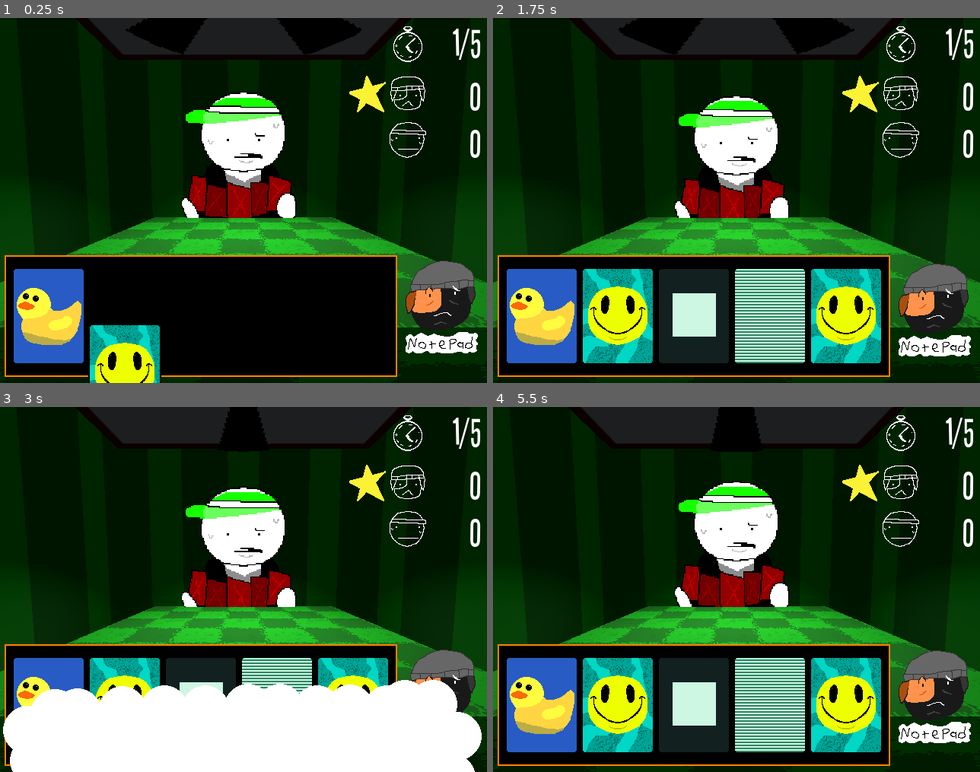
Above: before the commit, frames 1-4 (two rows, left to right).
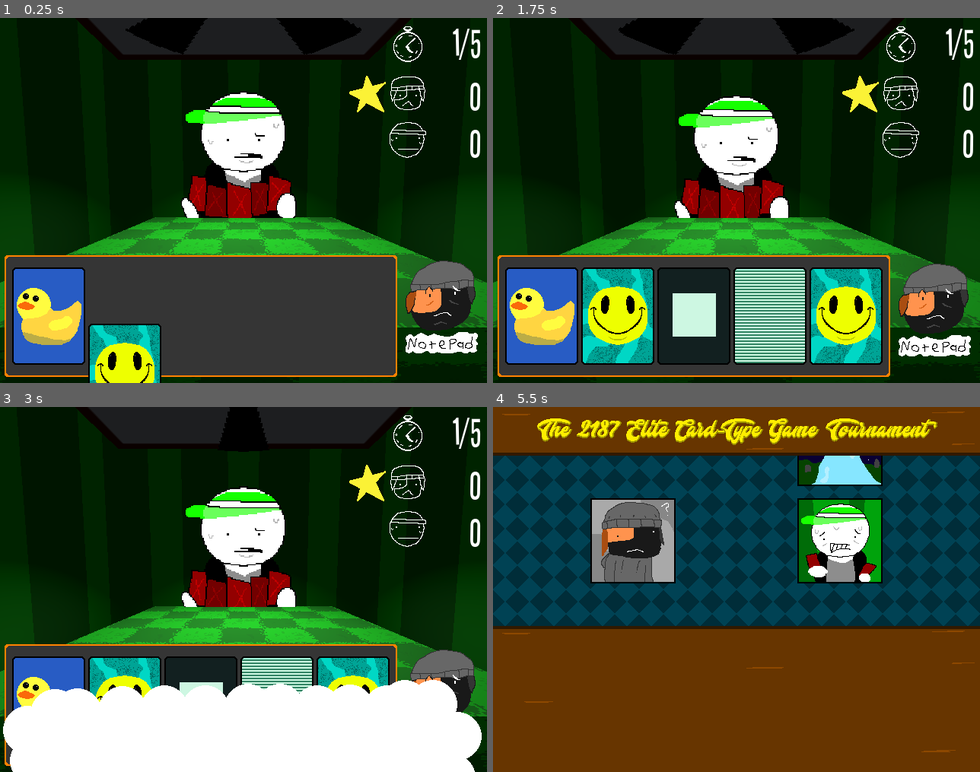
Above: after the commit, the same moments.

Repository: willslyman/kat-kards
Game: Godot game, scene res://scenes/main.tscn
Same seed, same stepped clock (60 frames per second), same inputs: the game is played once before the commit and once after it.
Inputs (mouse positions are in pixels of both pictures, inside the frame that each line leads up to):
- Up to frame 1 (0.25 s): no input
- Up to frame 2 (1.75 s): click (936, 306) at 0.5 s; click (931, 346) at 1.25 s
- Up to frame 3 (3 s): click (443, 699) at 2 s; click (438, 735) at 2.75 s
- Up to frame 4 (5.5 s): click (936, 695) at 3.5 s; click (931, 735) at 4.25 s; tap Enter (debug) at 5 s; move the mouse to (843, 571) at 5.02 s; press the mouse at (843, 571) at 5.03 s

The runs differ from the first frame. In frame 1, 20% of the frame differs, in the area x 0-82%, y 65-99%; in frame 2, 6.0%; in frame 3, 2.9%; in frame 4, 99%, in the area x 0-100%, y 0-100%.

Commit message:
added icons for opps

Diff:
--- a/scenes/main.tscn
+++ b/scenes/main.tscn
@@ -14,6 +14,7 @@
 [ext_resource type="Texture2D" uid="uid://bfpm2xjyh0sui" path="res://textures/tournament_icons/opp2.png" id="11_eb6dy"]
 [ext_resource type="Texture2D" uid="uid://cnlal2h28a70r" path="res://textures/tournament_icons/opp3.png" id="12_trceg"]
 [ext_resource type="Texture2D" uid="uid://s1k6ktrfeeka" path="res://textures/fan.png" id="14_a8y0u"]
+[ext_resource type="FontFile" uid="uid://bu64c3g4fm4qm" path="res://fonts/Zinterview.ttf" id="15_jkv2x"]
 
 [sub_resource type="Animation" id="Animation_tipki"]
 length = 0.001
@@ -234,6 +235,18 @@
 "update": 0,
 "values": [Vector2(1, 1)]
 }
+tracks/4/type = "value"
+tracks/4/imported = false
+tracks/4/enabled = true
+tracks/4/path = NodePath("TUI/Bios:position")
+tracks/4/interp = 1
+tracks/4/loop_wrap = true
+tracks/4/keys = {
+"times": PackedFloat32Array(0),
+"transitions": PackedFloat32Array(1),
+"update": 0,
+"values": [Vector2(0, 488)]
+}
 
 [sub_resource type="Animation" id="Animation_trceg"]
 resource_name = "start_round"
@@ -328,10 +341,39 @@
 "update": 0,
 "values": [Vector2(1, 1)]
 }
+tracks/4/type = "value"
+tracks/4/imported = false
+tracks/4/enabled = true
+tracks/4/path = NodePath("TUI/Bios:position")
+tracks/4/interp = 1
+tracks/4/loop_wrap = true
+tracks/4/keys = {
+"times": PackedFloat32Array(0),
+"transitions": PackedFloat32Array(1),
+"update": 0,
+"values": [Vector2(0, 488)]
+}
+
+[sub_resource type="Animation" id="Animation_jbj1t"]
+resource_name = "show_bios"
+step = 0.1
+tracks/0/type = "value"
+tracks/0/imported = false
+tracks/0/enabled = true
+tracks/0/path = NodePath("TUI/Bios:position")
+tracks/0/interp = 1
+tracks/0/loop_wrap = true
+tracks/0/keys = {
+"times": PackedFloat32Array(0, 1),
+"transitions": PackedFloat32Array(0.3, 1),
+"update": 0,
+"values": [Vector2(0, 488), Vector2(0, 288)]
+}
 
 [sub_resource type="AnimationLibrary" id="AnimationLibrary_eb6dy"]
 _data = {
 &"RESET": SubResource("Animation_eb6dy"),
+&"show_bios": SubResource("Animation_jbj1t"),
 &"start_round": SubResource("Animation_trceg"),
 &"to_tournament": SubResource("Animation_ya4ey")
 }
@@ -523,6 +565,91 @@
 offset_bottom = 480.0
 texture = ExtResource("10_choun")
 
+[node name="Bios" type="Control" parent="Tournament/TUI"]
+anchors_preset = 0
+offset_top = 488.0
+offset_right = 640.0
+offset_bottom = 671.9999
+
+[node name="YouBio" type="RichTextLabel" parent="Tournament/TUI/Bios"]
+layout_mode = 0
+offset_left = 72.0
+offset_top = 8.0
+offset_right = 304.0
+offset_bottom = 176.0
+theme_override_colors/font_shadow_color = Color(0, 0, 0, 1)
+theme_override_constants/shadow_outline_size = 4
+theme_override_constants/shadow_offset_x = 1
+theme_override_constants/shadow_offset_y = 1
+theme_override_fonts/normal_font = ExtResource("15_jkv2x")
+theme_override_font_sizes/normal_font_size = 32
+bbcode_enabled = true
+text = "[wave]Card Cat
+
+[font size=24](Can't play cards)"
+horizontal_alignment = 1
+
+[node name="OppBio1" type="RichTextLabel" parent="Tournament/TUI/Bios"]
+layout_mode = 0
+offset_left = 312.0
+offset_top = 8.0
+offset_right = 584.0
+offset_bottom = 176.0
+theme_override_colors/font_shadow_color = Color(0, 0, 0, 1)
+theme_override_constants/shadow_outline_size = 4
+theme_override_constants/shadow_offset_x = 1
+theme_override_constants/shadow_offset_y = 1
+theme_override_fonts/normal_font = ExtResource("15_jkv2x")
+theme_override_font_sizes/normal_font_size = 32
+bbcode_enabled = true
+text = "[wave]Average Tony
+[font size=24]Loses Ties.
+
+Has also never played this game before."
+horizontal_alignment = 1
+
+[node name="OppBio2" type="RichTextLabel" parent="Tournament/TUI/Bios"]
+visible = false
+layout_mode = 0
+offset_left = 312.0
+offset_top = 8.0
+offset_right = 584.0
+offset_bottom = 176.0
+theme_override_colors/font_shadow_color = Color(0, 0, 0, 1)
+theme_override_constants/shadow_outline_size = 4
+theme_override_constants/shadow_offset_x = 1
+theme_override_constants/shadow_offset_y = 1
+theme_override_fonts/normal_font = ExtResource("15_jkv2x")
+theme_override_font_sizes/normal_font_size = 32
+bbcode_enabled = true
+text = "[wave]Plasm
+[font size=24]
+A ghost, or, at least that's what we think he is.
+
+Pretty okay at cards."
+horizontal_alignment = 1
+
+[node name="OppBio3" type="RichTextLabel" parent="Tournament/TUI/Bios"]
+visible = false
+layout_mode = 0
+offset_left = 312.0
+offset_top = 8.0
+offset_right = 584.0
+offset_bottom = 176.0
+theme_override_colors/font_shadow_color = Color(0, 0, 0, 1)
+theme_override_constants/shadow_outline_size = 4
+theme_override_constants/shadow_offset_x = 1
+theme_override_constants/shadow_offset_y = 1
+theme_override_fonts/normal_font = ExtResource("15_jkv2x")
+theme_override_font_sizes/normal_font_size = 32
+bbcode_enabled = true
+text = "[wave]The Ace of Spades
+[font size=24]
+The man behind the tournament.
+
+Good luck..."
+horizontal_alignment = 1
+
 [node name="AnimationPlayer" type="AnimationPlayer" parent="Tournament"]
 libraries = {
 &"": SubResource("AnimationLibrary_eb6dy")
--- a/scripts/arena.gd
+++ b/scripts/arena.gd
@@ -106,7 +106,7 @@
 		currently_hovered_card.select()
 
 	if event.is_action_pressed("debug"):
-		player_score += 999
+		main.face_next_opponent()
 
 func deal_cards() -> void:
 	round_label.text = str(current_round) + "/" + str(current_max_rounds)
@@ -457,5 +457,6 @@
 	player_selected_cards = []
 	opp_selected_cards = []
 
-func set_up_round(opp_region_x : int, opp_color : Color) -> void:
+func set_up_round(opp_region_x : int, opp_color : Color, opp : String) -> void:
 	round_end.setup(self, opp_region_x, opp_color)
+	$UI/Scores/OppIcon.texture = load(opp)
--- a/scripts/main.gd
+++ b/scripts/main.gd
@@ -23,7 +23,7 @@
 	CardList.assign_textures()
 	if debug_info:
 		CardList.debug_set_cardnames()
-	arena.set_up_round(96, Color.WHITE)
+	arena.set_up_round(96, Color.WHITE, "res://textures/opp1_ui.png")
 	arena.deal_cards()
 	opp_sprite.play("idle")
 
@@ -49,6 +49,7 @@
 	## New opponent arena
 	current_game += 1
 	set_new_opponent()
+	tournament_anim.play("show_bios")
 
 	var tween : Tween = create_tween().set_ease(Tween.EASE_IN_OUT).set_trans(Tween.TRANS_CUBIC)
 	tween.tween_property(t_opps, "position", Vector2(t_opps.position.x, t_opps.position.y + 128), 2.0)
@@ -64,18 +65,24 @@
 func set_new_opponent() -> void:
 	match current_game:
 		1:
+			$Tournament/TUI/Bios/OppBio1.hide()
+			$Tournament/TUI/Bios/OppBio2.show()
+
 			$Room/LeftWall.set_surface_override_material(0, WALL_2)
 			$Room/RightWall.set_surface_override_material(0, WALL_2)
 			$Room/ForwardWall.set_surface_override_material(0, WALL_2)
 			$Room/Table.set_surface_override_material(0, TABLE_2)
 			$Opp/Sprite3D.sprite_frames = load("res://textures/opp2.tres")
 			opp_sprite.play("idle")
-			arena.set_up_round(144, Color.CYAN)
+			arena.set_up_round(144, Color.CYAN, "res://textures/opp2_ui.png")
 		2:
+			$Tournament/TUI/Bios/OppBio2.hide()
+			$Tournament/TUI/Bios/OppBio3.show()
+
 			$Room/LeftWall.set_surface_override_material(0, WALL_3)
 			$Room/RightWall.set_surface_override_material(0, WALL_3)
 			$Room/ForwardWall.set_surface_override_material(0, WALL_3)
 			$Room/Table.set_surface_override_material(0, TABLE_3)
 			$Opp/Sprite3D.sprite_frames = load("res://textures/opp3.tres")
 			opp_sprite.play("idle")
-			arena.set_up_round(192, Color.RED)
+			arena.set_up_round(192, Color.RED, "res://textures/opp3_ui.png")
Not shown: 1 places in scenes/main.tscn that only renumber resources
Binary file changed: textures/card_holder.png
Binary file added: textures/opp2_ui.png
Not shown, added: textures/opp2_ui.png.import
Binary file added: textures/opp3_ui.png
Not shown, added: textures/opp3_ui.png.import
